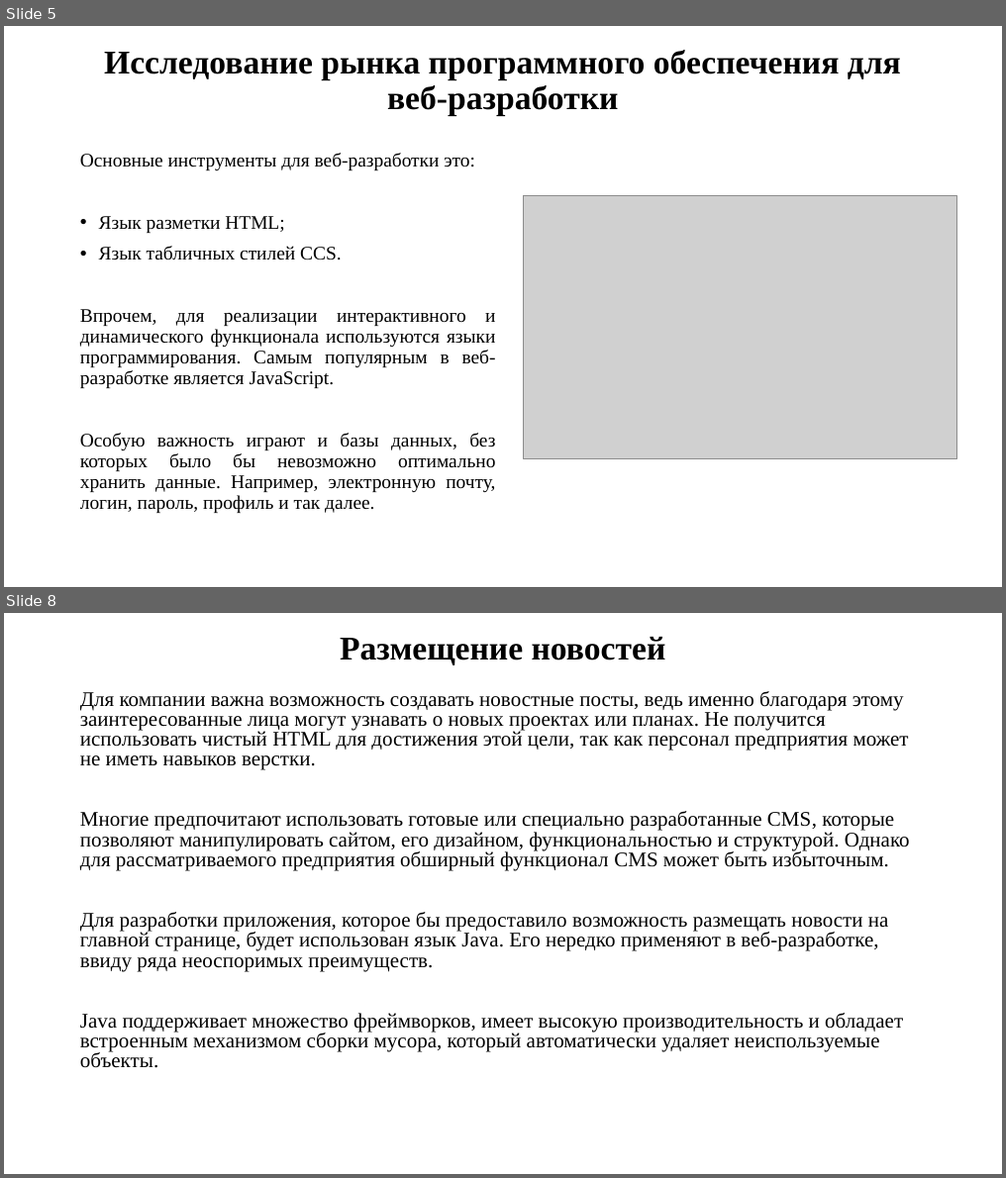
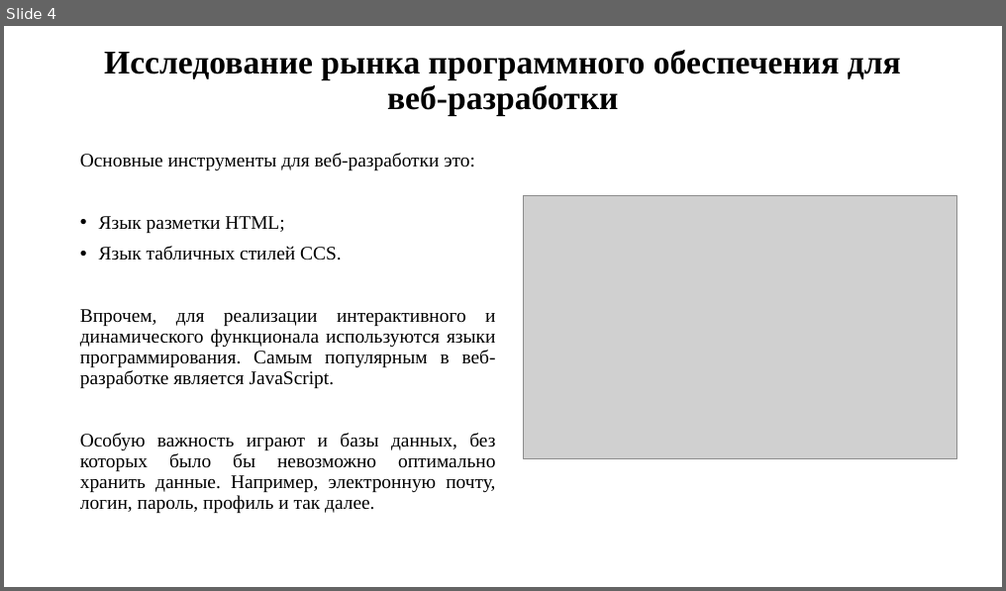
Before and after one commit to AtaevB/Commercial-Website-dev, a slide deck: презентация к диплому.pptx. Shown one above the other, each under a label of ours: slides 5 and 8 before the commit, slide 4 after it; the slides between them are not shown. The pictures are 1006x1178 and 1006x591 pixels, drawn with LibreOffice and Linux fonts; fonts in the diff are those of the drawing; grey boxes stand for pictures. Boxes give left, top, right and bottom in pixels: in the first picture for what was removed or moved away, otherwise in the second. Text is boxed around its words. In the diff, an @@ line names an element or a change of style, - is before the commit and + after.

```diff
--- a/презентация к диплому.pptx
+++ b/презентация к диплому.pptx
@@ slide 8 removed at box(4, 613, 1002, 1174), background #FFFFFF @@
@@ title removed at box(340, 637, 666, 665) @@
-Размещение новостей
@@ text removed at box(80, 691, 910, 1068) @@
-Для компании важна возможность создавать новостные посты, ведь именно благодаря этому заинтересованные лица могут узнавать о новых проектах или планах. Не получится использовать чистый HTML для достижения этой цели, так как персонал предприятия может не иметь навыков верстки.
-Многие предпочитают использовать готовые или специально разработанные CMS, которые позволяют манипулировать сайтом, его дизайном, функциональностью и структурой. Однако для рассматриваемого предприятия обширный функционал CMS может быть избыточным.
-Для разработки приложения, которое бы предоставило возможность размещать новости на главной странице, будет использован язык Java. Его нередко применяют в веб-разработке, ввиду ряда неоспоримых преимуществ.
-Java поддерживает множество фреймворков, имеет высокую производительность и обладает встроенным механизмом сборки мусора, который автоматически удаляет неиспользуемые объекты.
@@ what was slide 5 is now slide 4 @@
```
Also in this commit, not shown: 3 slides changed, 4 slides added, 3 other slides removed, 41 other files.
